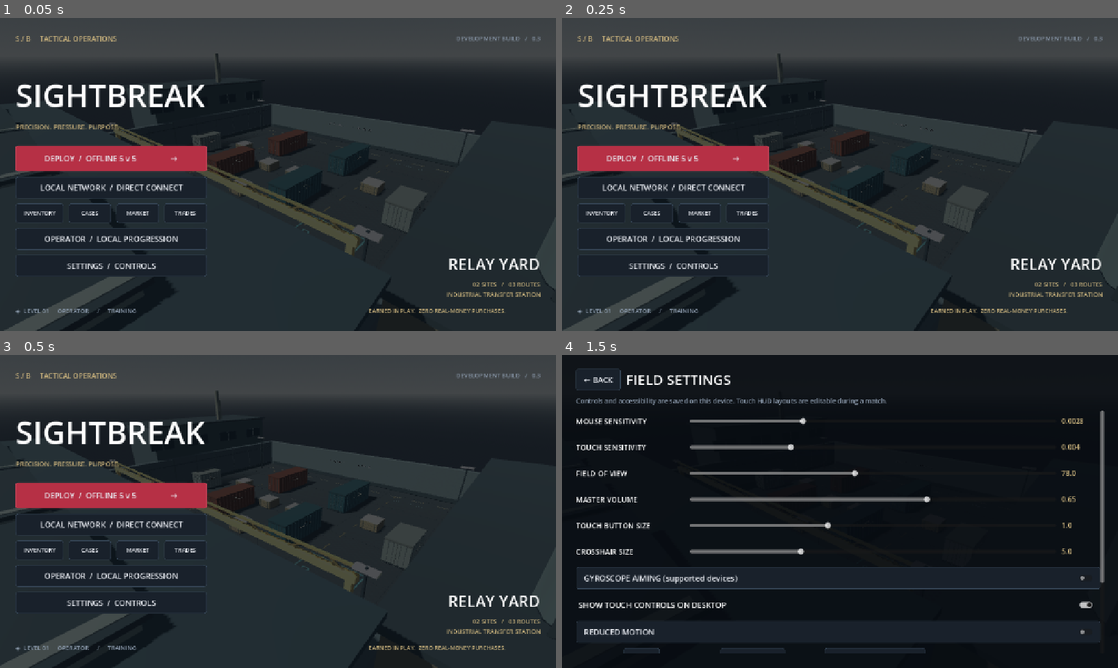
Above: before the commit, frames 1-4 (two rows, left to right).
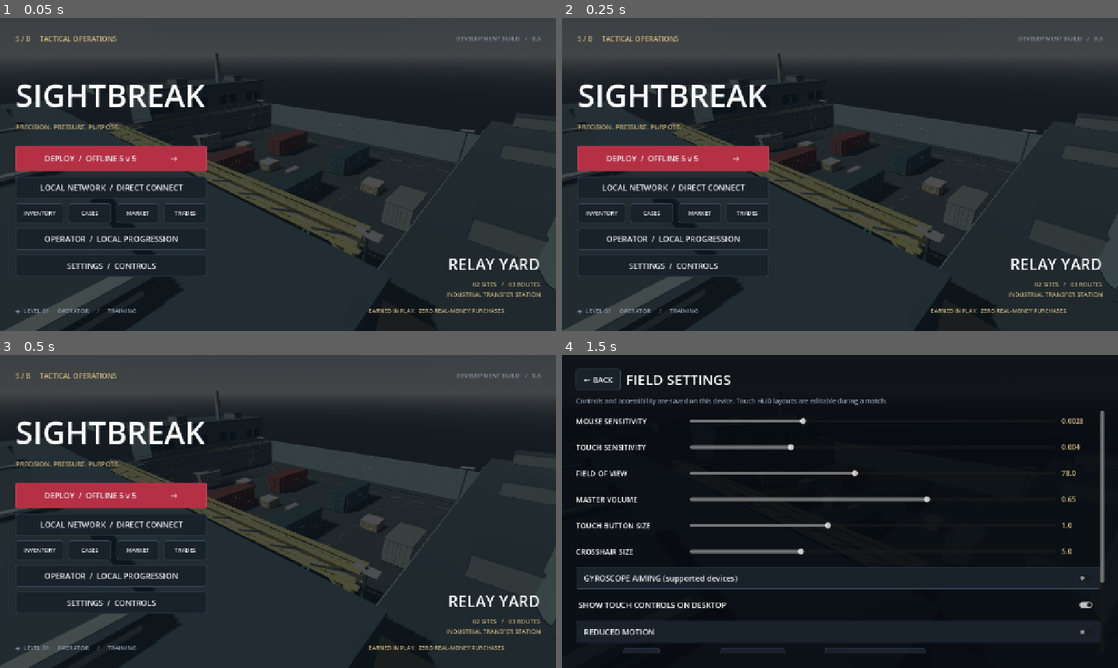
Above: after the commit, the same moments.

Repository: calebaiken/sightbreak
Game: Godot game, scene res://main.tscn
Same seed, same stepped clock (60 frames per second), same inputs: the game is played once before the commit and once after it.
Inputs:
- Up to frame 1 (0.05 s): no input
- Up to frame 2 (0.25 s): no input
- Up to frame 3 (0.5 s): no input
- Up to frame 4 (1.5 s): click "SETTINGS / CONTROLS" at 0.5 s; click "SHOW TOUCH CONTROLS ON DESKTOP" at 1.25 s

The runs differ from the first frame. In frame 1, 1.8% of the frame differs, in the area x 1-100%, y 18-100%; in frame 2, 1.8%; in frame 3, 1.8%; in frame 4, less than 0.1%.

Commit message:
Articulate Relay Yard architecture and portable surface response

Diff:
--- a/game/scripts/gameplay/arena.gd
+++ b/game/scripts/gameplay/arena.gd
@@ -10,6 +10,19 @@
 	"metal": preload("res://assets/materials/painted_metal.png")
 }
 
+const SURFACE_NORMALS := {
+	"asphalt": preload("res://assets/materials/asphalt_normal.png"),
+	"concrete": preload("res://assets/materials/concrete_normal.png"),
+	"metal": preload("res://assets/materials/painted_metal_normal.png")
+}
+const SURFACE_ROUGHNESS := {
+	"asphalt": preload("res://assets/materials/asphalt_roughness.png"),
+	"concrete": preload("res://assets/materials/concrete_roughness.png"),
+	"metal": preload("res://assets/materials/painted_metal_roughness.png")
+}
+var _detail_quality := true
+var _surface_materials: Dictionary = {}
+
 var sites: Array[Vector3] = [Vector3(-15, 0, 10), Vector3(15, 0, 10)]
 var attack_spawns: Array[Vector3] = []
 var defend_spawns: Array[Vector3] = []
@@ -18,6 +31,11 @@
 var _navigation := AStar3D.new()
 var _materials: Dictionary = {}
 var _box_visuals: Array[MeshInstance3D] = []
+var presentation_stats: Dictionary = {}
+const INDUSTRIAL_STEEL := Color("344148")
+const WEATHERED_GOLD := Color("ae935c")
+const SAFETY_CRIMSON := Color("9c4344")
+const PANEL_PAINT := Color("6f7b7c")
 
 func _ready() -> void:
 	name = "RelayYard"
@@ -39,7 +57,13 @@
 		result.uv1_scale = Vector3.ONE * 0.5
 		result.texture_filter = BaseMaterial3D.TEXTURE_FILTER_LINEAR_WITH_MIPMAPS
 		result.roughness = 0.65 if surface == "metal" else 0.94
-		result.metallic = 0.2 if surface == "metal" else 0.0
+		result.metallic = 0.38 if surface == "metal" else 0.0
+		result.normal_texture = SURFACE_NORMALS[surface]
+		result.normal_enabled = _detail_quality
+		result.normal_scale = 0.55 if surface == "metal" else 0.35
+		result.roughness_texture = SURFACE_ROUGHNESS[surface] if _detail_quality else null
+		result.roughness_texture_channel = BaseMaterial3D.TEXTURE_CHANNEL_RED
+		_surface_materials[result] = surface
 	if emission:
 		result.emission_enabled = true
 		result.emission = color
@@ -74,7 +98,9 @@
 	label.font_size = size
 	label.pixel_size = 0.008
 	label.modulate = color
-	label.outline_size = 5
+	label.outline_size = 1
+	label.outline_modulate = Color("1b262c")
+	label.shaded = true
 	label.no_depth_test = false
 	add_child(label)
 	label.position = at
@@ -105,14 +131,14 @@
 	env.sky = RELAY_SKY
 	env.ambient_light_source = Environment.AMBIENT_SOURCE_COLOR
 	env.ambient_light_color = Color("c9dfe8")
-	env.ambient_light_energy = 0.42
+	env.ambient_light_energy = 0.49
 	env.tonemap_mode = Environment.TONE_MAPPER_FILMIC
 	environment.environment = env
 	add_child(environment)
 	var sun := DirectionalLight3D.new()
-	sun.rotation_degrees = Vector3(-48, -32, 0)
+	sun.rotation_degrees = Vector3(-40, -32, 0)
 	sun.light_color = Color("fff0d5")
-	sun.light_energy = 1.08
+	sun.light_energy = 1.12
 	sun.shadow_enabled = true
 	sun.directional_shadow_max_distance = 70
 	add_child(sun)
@@ -122,10 +148,10 @@
 	_box(Vector3(0, 3, 24), Vector3(48, 6, 1), Color("65757b"), true, true, "concrete")
 	_box(Vector3(0, 3, -24), Vector3(48, 6, 1), Color("65757b"), true, true, "concrete")
 	# Three readable routes: west freight, exposed relay center, east service lane.
-	_container(Vector3(-7, 0, -11), Color("754436"), 9)
-	_container(Vector3(7, 0, -11), Color("315963"), 9)
-	_container(Vector3(-7, 0, 4), Color("754436"), 8)
-	_container(Vector3(7, 0, 4), Color("315963"), 8)
+	_container(Vector3(-7, 0, -11), Color("703d3e"), 9)
+	_container(Vector3(7, 0, -11), Color("36535c"), 9)
+	_container(Vector3(-7, 0, 4), Color("703d3e"), 8)
+	_container(Vector3(7, 0, 4), Color("36535c"), 8)
 	_container(Vector3(-20, 0, 0), Color("7f8988"), 5)
 	_container(Vector3(20, 0, 0), Color("7f8988"), 5)
 	for at in [Vector3(-14, 0.65, -5), Vector3(14, 0.65, -5), Vector3(-18, 0.65, 13), Vector3(18, 0.65, 13), Vector3(0, 0.65, 8), Vector3(-3, 0.65, -1), Vector3(3, 0.65, -1)]:
@@ -133,7 +159,7 @@
 		_box(at + Vector3(0, 0.67, 0), Vector3(2.55, 0.10, 2.55), Color("b5a889"), false)
 	for site_index in range(2):
 		var at: Vector3 = sites[site_index]
-		var tint := Color("e3a153") if site_index == 0 else Color("51c5c9")
+		var tint := Color("bb955c") if site_index == 0 else Color("6ca5a5")
 		for offset in [-3.5, 3.5]:
 			_box(at + Vector3(offset, 0.018, 0), Vector3(0.14, 0.025, 7.1), tint, false)
 			_box(at + Vector3(0, 0.018, offset), Vector3(7.1, 0.025, 0.14), tint, false)
@@ -153,6 +179,9 @@
 	_label("SIGHTBREAK  //  RELAY YARD", Vector3(0, 4.1, 23.4), Color("dce7e9"), 120, PI)
 	_label("01  FREIGHT   ←      →   RELAY  02", Vector3(0, 3.8, -23.4), Color("c9d6dc"), 85, 0)
 	_add_environment_detail()
+	_add_transfer_architecture()
+	_add_service_infrastructure()
+	_add_cargo_fittings()
 	for i in range(5):
 		attack_spawns.append(Vector3((i - 2) * 2.2, 0.05, -21))
 		defend_spawns.append(Vector3((i - 2) * 2.2, 0.05, 20.5))
@@ -260,7 +289,7 @@
 	# Far transfer warehouse: dark glazing, structural mullions, roof monitors.
 	_box(Vector3(0, 5.9, 32), Vector3(49, 11.8, 15), Color("657274"), false)
 	_box(Vector3(0, 11.85, 31.5), Vector3(51, 0.30, 16.5), Color("384a54"), false)
-	_box(Vector3(0, 8.1, 24.46), Vector3(46, 2.8, 0.08), Color("2a414d"), false)
+	_box(Vector3(0, 8.1, 24.46), Vector3(46, 2.8, 0.08), Color("273b46"), false, true, "metal")
 	for x in range(-22, 23, 4):
 		_box(Vector3(x, 8.1, 24.35), Vector3(0.17, 3.1, 0.12), Color("738081"), false)
 		_box(Vector3(x, 5.95, 24.33), Vector3(0.25, 11.7, 0.20), Color("4a5b62"), false)
@@ -308,7 +337,11 @@
 		_label("LINK / 01" if i == 0 else "LINK / 02", sites[i] + Vector3(0, 0.70, 1.886), tint, 24, PI)
 
 func _batch_static_boxes() -> void:
-	# One instanced draw per material; physics bodies and route geometry stay intact.
+	# Shared unit-cube mesh and one instanced draw per material. Hundreds of repeated
+	# hardware pieces do not each submit a draw or retain an empty scene node.
+	presentation_stats["box_instances"] = _box_visuals.size()
+	presentation_stats["static_batches"] = 0
+	# Physics bodies and route geometry stay intact.
 	var batches: Dictionary = {}
 	for visual in _box_visuals:
 		var material: Material = visual.material_override
@@ -330,8 +363,155 @@
 			var local := global_transform.affine_inverse() * visual.global_transform
 			local.basis = local.basis.scaled_local(shape.size)
 			instances.set_instance_transform(i, local)
-			visual.queue_free()
+			if visual.get_parent() is StaticBody3D:
+				visual.queue_free()
+			else:
+				visual.get_parent().queue_free()
 		batch.multimesh = instances
 		batch.material_override = material
 		add_child(batch)
+		presentation_stats["static_batches"] += 1
 	_box_visuals.clear()
+
+func _beam_between(start: Vector3, finish: Vector3, width: float, depth: float, tint: Color) -> Node3D:
+	var beam := _box((start + finish) * 0.5, Vector3(width, start.distance_to(finish), depth), tint, false)
+	# Orthonormal basis for a cuboid whose long local Y axis follows the strut.
+	var axis := (finish - start).normalized()
+	var reference := Vector3.FORWARD if absf(axis.dot(Vector3.FORWARD)) < 0.95 else Vector3.RIGHT
+	var right := axis.cross(reference).normalized()
+	beam.basis = Basis(right, axis, right.cross(axis))
+	return beam
+
+func _add_transfer_architecture() -> void:
+	# All additions are fitted to existing collision shells or above player clearance.
+	# The transfer hall is an engineered building, with docking doors and service bays.
+	for x in [-16.0, 0.0, 16.0]:
+		_box(Vector3(x, 2.6, 23.40), Vector3(7.7, 5.1, 0.13), INDUSTRIAL_STEEL, false)
+		_box(Vector3(x, 2.45, 23.30), Vector3(6.8, 4.7, 0.10), Color("4e5c61"), false, true, "metal")
+		for y in range(1, 12):
+			_box(Vector3(x, y * 0.4, 23.22), Vector3(6.75, 0.028, 0.07), INDUSTRIAL_STEEL, false)
+		for dx in [-3.55, 3.55]:
+			_box(Vector3(x + dx, 2.5, 23.22), Vector3(0.25, 5.05, 0.28), PANEL_PAINT, false)
+			_box(Vector3(x + dx, 0.60, 23.08), Vector3(0.32, 1.2, 0.08), WEATHERED_GOLD, false)
+			for y in [0.25, 0.70, 1.10]:
+				_box(Vector3(x + dx, y, 23.025), Vector3(0.33, 0.13, 0.035), INDUSTRIAL_STEEL, false)
+		_box(Vector3(x, 5.15, 23.10), Vector3(8.1, 0.18, 0.70), INDUSTRIAL_STEEL, false)
+		_box(Vector3(x, 4.94, 22.95), Vector3(2.0, 0.09, 0.20), Color("c1baa2"), false)
+		_label("01 / FREIGHT" if x < 0 else ("02 / RELAY" if x > 0 else "TRANSFER CONTROL"), Vector3(x, 5.7, 23.25), Color("d1c6aa"), 50, PI)
+	# Recessed ribbed fascia and vertical columns extend above the old perimeter.
+	for x in range(-22, 23, 2):
+		_box(Vector3(x, 10.8, 24.17), Vector3(0.06, 1.25, 0.11), INDUSTRIAL_STEEL, false)
+	for x in range(-24, 25, 8):
+		_box(Vector3(x, 7.5, 24.10), Vector3(0.45, 8.75, 0.48), INDUSTRIAL_STEEL, false)
+		_box(Vector3(x, 11.75, 23.9), Vector3(0.8, 0.22, 0.8), PANEL_PAINT, false)
+	# I-section crane structure: paired rails, diagonal web, column feet, trolley.
+	for z in [15.5, 16.5]:
+		_box(Vector3(0, 6.53, z), Vector3(43.8, 0.16, 0.38), WEATHERED_GOLD, false)
+		_box(Vector3(0, 7.82, z), Vector3(43.8, 0.16, 0.38), WEATHERED_GOLD, false)
+		for x in range(-20, 21, 4):
+			_beam_between(Vector3(x - 1.9, 6.65, z), Vector3(x + 1.9, 7.71, z), 0.12, 0.13, INDUSTRIAL_STEEL)
+	for x in [-21.0, 21.0]:
+		_box(Vector3(x, 0.1, 16), Vector3(0.82, 0.16, 0.82), INDUSTRIAL_STEEL, false)
+		for z in [15.75, 16.25]:
+			_box(Vector3(x, 3.45, z), Vector3(0.62, 6.75, 0.09), WEATHERED_GOLD, false)
+		_beam_between(Vector3(x, 5.1, 16), Vector3(x - signf(x) * 2.5, 6.65, 16), 0.19, 0.3, WEATHERED_GOLD)
+		for height in [0.35, 0.70, 1.05]:
+			_box(Vector3(x, height, 15.70), Vector3(0.63, 0.15, 0.06), INDUSTRIAL_STEEL, false)
+	_box(Vector3(0, 7.0, 16), Vector3(3.3, 0.65, 1.8), SAFETY_CRIMSON, false, true, "metal")
+	_box(Vector3(0, 6.5, 16), Vector3(1.3, 0.35, 1.1), INDUSTRIAL_STEEL, false)
+	for x in [-0.43, 0.43]:
+		_box(Vector3(x, 5.74, 16), Vector3(0.035, 1.35, 0.035), INDUSTRIAL_STEEL, false)
+	_box(Vector3(0, 5.05, 16), Vector3(1.05, 0.28, 0.45), WEATHERED_GOLD, false)
+	_label("RY • 08 T", Vector3(0, 7.03, 15.085), Color("e1d3b4"), 37, PI)
+	# Service walkway is beyond collision perimeter: railings/cable trays create scale.
+	for side in [-1, 1]:
+		_box(Vector3(side * 24.8, 6.30, 0), Vector3(2.4, 0.22, 44), INDUSTRIAL_STEEL, false)
+		for z in range(-20, 23, 4):
+			_box(Vector3(side * 23.65, 6.95, z), Vector3(0.075, 1.2, 0.075), PANEL_PAINT, false)
+			_beam_between(Vector3(side * 23.8, 6.10, z), Vector3(side * 25.1, 4.9, z), 0.12, 0.12, INDUSTRIAL_STEEL)
+		for y in [6.65, 7.45]:
+			_box(Vector3(side * 23.65, y, 0), Vector3(0.08, 0.08, 44), PANEL_PAINT, false)
+		_box(Vector3(side * 23.63, 6.38, 0), Vector3(0.08, 0.15, 44), WEATHERED_GOLD, false)
+
+func _add_service_infrastructure() -> void:
+	# Architectural service layer at human scale: wall-mounted electrical cabinets,
+	# conduit, air handling units and drainage. Detail stays out of firing lanes.
+	for side in [-1, 1]:
+		for z in [-16.0, 6.0, 19.0]:
+			_box(Vector3(side * 23.38, 1.80, z), Vector3(0.22, 2.20, 2.00), INDUSTRIAL_STEEL, false)
+			_box(Vector3(side * 23.22, 1.80, z), Vector3(0.12, 1.97, 1.78), PANEL_PAINT, false, true, "metal")
+			_box(Vector3(side * 23.13, 1.65, z + 0.60), Vector3(0.08, 0.28, 0.05), INDUSTRIAL_STEEL, false)
+			for vent in range(5):
+				_box(Vector3(side * 23.13, 1.09 + vent * 0.075, z), Vector3(0.035, 0.026, 1.10), INDUSTRIAL_STEEL, false)
+			_box(Vector3(side * 23.11, 2.30, z), Vector3(0.036, 0.26, 0.36), WEATHERED_GOLD, false)
+			_label("!", Vector3(side * 23.07, 2.30, z), INDUSTRIAL_STEEL, 28, side * PI * 0.5)
+			_box(Vector3(side * 23.26, 3.7, z - 0.6), Vector3(0.07, 1.55, 0.075), PANEL_PAINT, false)
+			_box(Vector3(side * 23.26, 3.7, z - 0.4), Vector3(0.07, 1.55, 0.075), PANEL_PAINT, false)
+		# Flat slotted drains are geometry, so no alpha, decal or shader dependency.
+		_box(Vector3(side * 22.8, 0.013, 0), Vector3(0.38, 0.018, 45), INDUSTRIAL_STEEL, false)
+		for z in range(-22, 23):
+			_box(Vector3(side * 22.8, 0.025, z), Vector3(0.33, 0.008, 0.08), PANEL_PAINT, false)
+		# Roof ventilation banks give the side halls an industrial silhouette.
+		for z in [-15.0, 0.0, 15.0]:
+			var roof_y := 12.8 if side < 0 else 10.5
+			_box(Vector3(side * 28.8, roof_y, z), Vector3(4.0, 1.3, 2.4), PANEL_PAINT, false, true, "metal")
+			for y in range(5):
+				_box(Vector3(side * 26.78, roof_y - 0.45 + y * 0.20, z), Vector3(0.05, 0.08, 2.05), INDUSTRIAL_STEEL, false)
+			_box(Vector3(side * 28.8, roof_y + 0.72, z), Vector3(4.2, 0.16, 2.6), INDUSTRIAL_STEEL, false)
+		# Cable ladder over the wall, elevated sufficiently to preserve shooting lanes.
+		for z in range(-21, 22, 3):
+			_box(Vector3(side * 23.30, 4.55, z), Vector3(0.2, 0.08, 0.55), INDUSTRIAL_STEEL, false)
+		for y in [4.50, 4.65]:
+			_box(Vector3(side * 23.20, y, 0), Vector3(0.08, 0.05, 44), SAFETY_CRIMSON if y > 4.6 else PANEL_PAINT, false)
+	# Buried power routing explains each relay zone's industrial purpose.
+	for site in sites:
+		for dx in [-0.16, 0.16]:
+			_box(Vector3(site.x + dx, 0.024, 17.8), Vector3(0.07, 0.01, 10.0), WEATHERED_GOLD.darkened(0.3), false)
+		for x in [-0.38, 0.38]:
+			_box(site + Vector3(x, 0.46, 1.89), Vector3(0.08, 0.77, 0.03), INDUSTRIAL_STEEL, false)
+			for y in [0.2, 0.8]:
+				_box(site + Vector3(x, y, 1.865), Vector3(0.04, 0.035, 0.035), PANEL_PAINT, false)
+		_box(site + Vector3(0, 0.35, 1.87), Vector3(0.51, 0.33, 0.03), Color("151f27"), false)
+		for x in [-0.16, 0.0, 0.16]:
+			_box(site + Vector3(x, 0.36, 1.85), Vector3(0.06, 0.18, 0.015), PANEL_PAINT, false)
+
+func _add_cargo_fittings() -> void:
+	var cargo: Array = [
+		[Vector3(-7, 0, -11), 9.0], [Vector3(7, 0, -11), 9.0],
+		[Vector3(-7, 0, 4), 8.0], [Vector3(7, 0, 4), 8.0],
+		[Vector3(-20, 0, 0), 5.0], [Vector3(20, 0, 0), 5.0]
+	]
+	for entry in cargo:
+		var at: Vector3 = entry[0]
+		var length: float = entry[1]
+		for side in [-1, 1]:
+			# Heavy corner castings, bottom rails, door hinges and small data plates.
+			_box(at + Vector3(side * 1.49, 0.14, 0), Vector3(0.12, 0.23, length), INDUSTRIAL_STEEL, false)
+			for end in [-1, 1]:
+				for y in [0.14, 2.97]:
+					_box(at + Vector3(side * 1.49, y, end * (length * 0.5 - 0.09)), Vector3(0.20, 0.27, 0.24), INDUSTRIAL_STEEL, false)
+					_box(at + Vector3(side * 1.59, y, end * (length * 0.5 - 0.09)), Vector3(0.014, 0.095, 0.10), Color("101b23"), false)
+				for y in [0.52, 1.55, 2.55]:
+					_box(at + Vector3(side * 1.34, y, end * (length * 0.5 + 0.06)), Vector3(0.20, 0.10, 0.08), PANEL_PAINT, false)
+			_box(at + Vector3(side * 1.588, 0.86, -length * 0.30), Vector3(0.026, 0.35, 0.75), INDUSTRIAL_STEEL, false)
+			_box(at + Vector3(side * 1.605, 0.86, -length * 0.30), Vector3(0.014, 0.17, 0.47), Color("b0b7aa"), false)
+			for z in [-length * 0.40, length * 0.40]:
+				_box(at + Vector3(side * 1.582, 0.25, z), Vector3(0.025, 0.12, 0.44), WEATHERED_GOLD, false)
+	# Reinforced transit cases with handles, latches and raised corner guards.
+	for at in [Vector3(-14, 0.65, -5), Vector3(14, 0.65, -5), Vector3(-18, 0.65, 13), Vector3(18, 0.65, 13), Vector3(0, 0.65, 8), Vector3(-3, 0.65, -1), Vector3(3, 0.65, -1)]:
+		for end in [-1, 1]:
+			for x in [-0.86, 0.86]:
+				_box(at + Vector3(x, 0.32, end * 1.289), Vector3(0.17, 0.25, 0.07), PANEL_PAINT, false)
+				_box(at + Vector3(x, 0.32, end * 1.335), Vector3(0.06, 0.15, 0.03), INDUSTRIAL_STEEL, false)
+			_box(at + Vector3(0, 0.15, end * 1.283), Vector3(0.52, 0.18, 0.035), INDUSTRIAL_STEEL, false)
+			_box(at + Vector3(0, 0.17, end * 1.328), Vector3(0.37, 0.055, 0.065), PANEL_PAINT, false)
+			_box(at + Vector3(0.43, -0.26, end * 1.273), Vector3(0.40, 0.21, 0.022), Color("c5c3aa"), false)
+		for x in [-1.16, 1.16]:
+			for z in [-1.16, 1.16]:
+				_box(at + Vector3(x, 0.60, z), Vector3(0.21, 0.22, 0.21), INDUSTRIAL_STEEL, false)
+
+func apply_detail_quality(high_quality: bool) -> void:
+	_detail_quality = high_quality
+	for material: StandardMaterial3D in _surface_materials:
+		material.normal_enabled = high_quality
+		material.roughness_texture = SURFACE_ROUGHNESS[_surface_materials[material]] if high_quality else null
--- /dev/null
+++ b/game/tests/world_test.gd
@@ -0,0 +1,59 @@
+extends SceneTree
+## World geometry changes must preserve the competitive route graph and ownership.
+const Arena = preload("res://scripts/gameplay/arena.gd")
+var checks := 0
+var failures: Array[String] = []
+
+func _initialize() -> void: run.call_deferred()
+func check(condition: bool, message: String) -> void:
+	checks += 1
+	if not condition:
+		failures.append(message)
+		push_error(message)
+
+func run() -> void:
+	var arena := Arena.new()
+	root.add_child(arena)
+	await process_frame
+	check(arena._obstacles.size() == 25, "presentation preserves all 25 navigation obstacles")
+	check(arena.sites == [Vector3(-15, 0, 10), Vector3(15, 0, 10)], "objective coordinates remain unchanged")
+	check(arena.attack_spawns.size() == 5 and arena.defend_spawns.size() == 5, "ten unchanged spawn locations")
+	check(arena.waypoints.size() > 100, "walkable route graph remains populated")
+	for site in arena.sites:
+		for spawn in [arena.attack_spawns[0], arena.defend_spawns[4]]:
+			var next: Vector3 = arena.bot_navigation(spawn, site)
+			check(next != spawn and next.is_finite(), "spawn can route toward objective")
+	check(arena.presentation_stats.box_instances > 1000, "layered architecture and service hardware constructed")
+	check(arena.presentation_stats.static_batches < 130, "repeated geometry shares bounded material batches")
+	check(arena.get_child_count() < 250, "temporary box parents released after batching")
+	var bodies := arena.find_children("*", "StaticBody3D", true, false)
+	check(bodies.size() == 26, "decorative improvements add no walkable collision obstacles")
+	var lights := arena.find_children("*", "Light3D", true, false)
+	check(lights.size() == 1, "one directional light with no additive dynamic lighting")
+	var world_env: WorldEnvironment = arena.find_children("*", "WorldEnvironment", true, false)[0]
+	check(world_env.environment.sky == Arena.RELAY_SKY, "world uses shared retained sky resource")
+	var material: StandardMaterial3D = arena._material(Color.WHITE, .85, false, "asphalt")
+	check(material.normal_texture.get_width() == 128 and material.roughness_texture.get_width() == 128, "bounded 128px PBR companions")
+	check(material.normal_enabled, "high preset enables shallow surface response")
+	arena.apply_detail_quality(false)
+	check(not material.normal_enabled and material.roughness_texture == null, "low preset removes optional texture lookups")
+	var later: StandardMaterial3D = arena._material(Color("c3d2e1"), .85, false, "metal")
+	check(not later.normal_enabled and later.roughness_texture == null, "later created material respects low preset")
+	arena.apply_detail_quality(true)
+	check(material.normal_enabled and later.normal_enabled and later.roughness_texture != null, "high preset restores map references")
+	var transforms_valid := true
+	var all_unit_mesh := true
+	for child in arena.get_children():
+		if child is MultiMeshInstance3D:
+			all_unit_mesh = all_unit_mesh and child.multimesh.mesh is BoxMesh and child.multimesh.mesh.size == Vector3.ONE
+			for i in range(child.multimesh.instance_count):
+				var transform: Transform3D = child.multimesh.get_instance_transform(i)
+				transforms_valid = transforms_valid and transform.is_finite() and absf(transform.basis.determinant()) > 0.00000001
+	check(transforms_valid, "all fitted and diagonal beam instance transforms finite and nonsingular")
+	check(all_unit_mesh, "every box batch shares unit mesh geometry")
+	print("WORLD_PRESENTATION_STATS ", JSON.stringify(arena.presentation_stats))
+	arena.queue_free()
+	await process_frame
+	await process_frame
+	print("WORLD_TEST ", checks, " checks; ", failures.size(), " failures")
+	quit(0 if failures.is_empty() else 1)
Binary file added: game/assets/materials/asphalt_normal.png
Not shown, added: game/assets/materials/asphalt_normal.png.import
Binary file added: game/assets/materials/asphalt_roughness.png
Not shown, added: game/assets/materials/asphalt_roughness.png.import
Binary file added: game/assets/materials/concrete_normal.png
Not shown, added: game/assets/materials/concrete_normal.png.import
Binary file added: game/assets/materials/concrete_roughness.png
Not shown, added: game/assets/materials/concrete_roughness.png.import
Binary file added: game/assets/materials/painted_metal_normal.png
Not shown, added: game/assets/materials/painted_metal_normal.png.import
Binary file added: game/assets/materials/painted_metal_roughness.png
Not shown, added: game/assets/materials/painted_metal_roughness.png.import
(and 2 more such lines)
